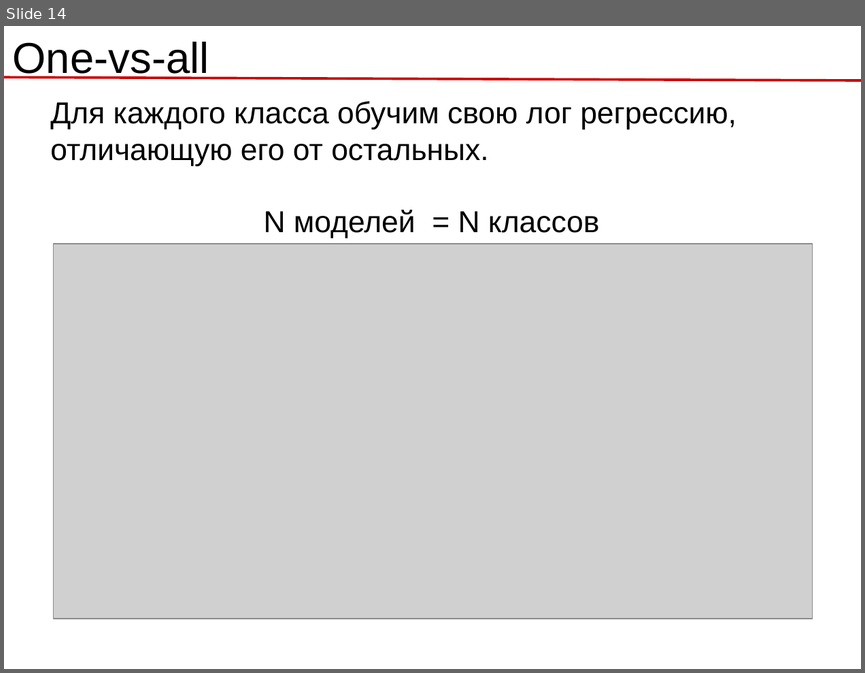
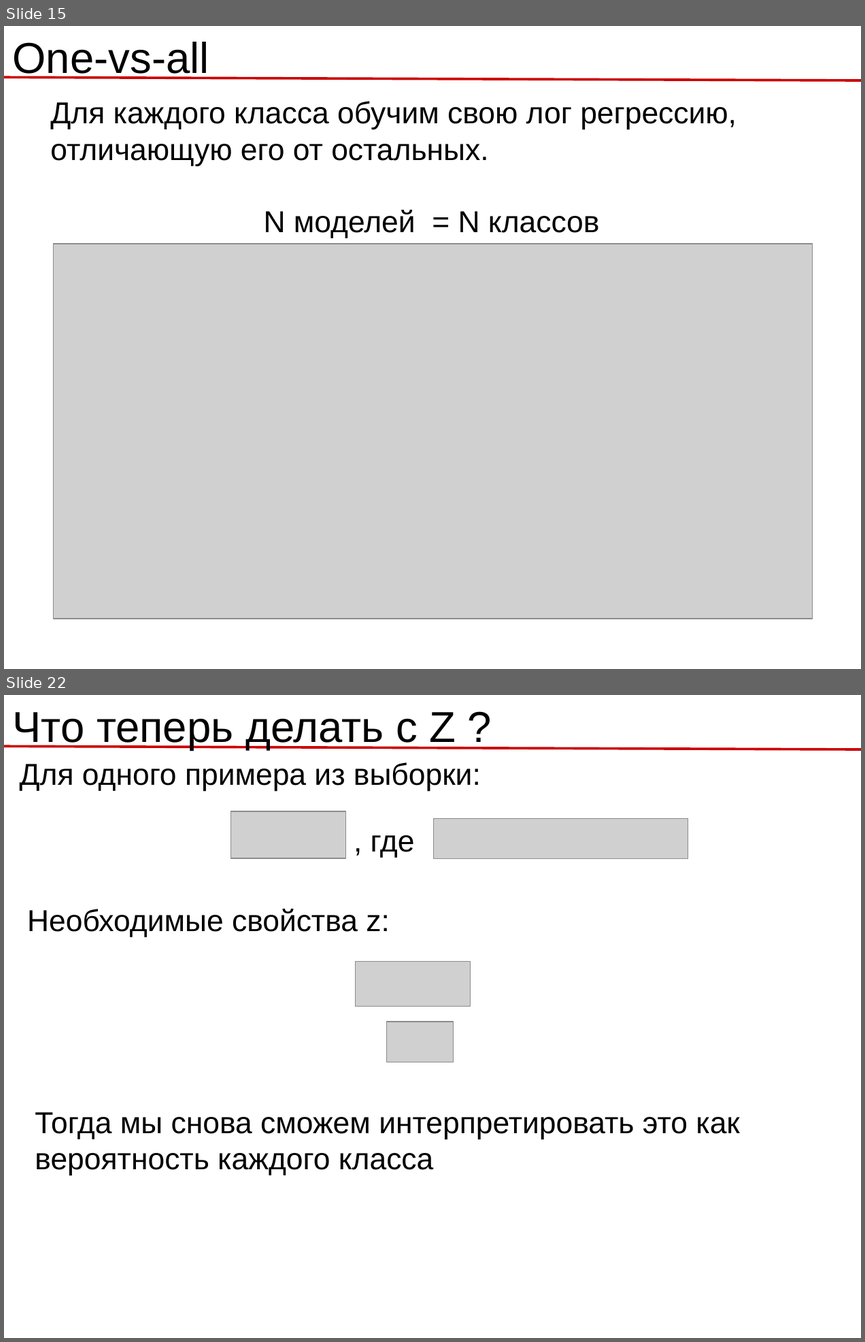
Before and after one commit to rykachevskiy/239, a slide deck: 3.Classification,Logistic_regression/Logistic_regression.odp. Shown one above the other, each under a label of ours: slide 14 before the commit, slides 15 and 22 after it; the slides between them are not shown. The pictures are 865x673 and 865x1342 pixels, drawn with LibreOffice and Linux fonts; fonts in the diff are those of the drawing; grey boxes stand for pictures. Boxes give left, top, right and bottom in pixels: in the first picture for what was removed or moved away, otherwise in the second. Text is boxed around its words. In the diff, an @@ line names an element or a change of style, - is before the commit and + after.

```diff
--- a/3.Classification,Logistic_regression/Logistic_regression.odp
+++ b/3.Classification,Logistic_regression/Logistic_regression.odp
@@ slide 22 added at (x1=4, y1=695, x2=861, y2=1338), background #FFFFFF @@
@@ text added at (x1=13, y1=712, x2=456, y2=750), 40 pt, text #000000 @@
+Что теперь делать с Z ?
@@ line added from (4, 746) to (861, 749), #CC0000 2.3 pt @@
@@ text added at (x1=20, y1=762, x2=481, y2=791), 28 pt, text #000000 @@
+Для одного примера из выборки:
@@ picture added at (x1=231, y1=812, x2=346, y2=858) @@
@@ text added at (x1=371, y1=835, x2=415, y2=858), 28 pt, text #000000 @@
+, где
@@ picture added at (x1=433, y1=819, x2=688, y2=859) @@
@@ text added at (x1=27, y1=909, x2=389, y2=937), 28 pt, text #000000 @@
+Необходимые свойства z:
@@ picture added at (x1=356, y1=961, x2=470, y2=1006) @@
@@ picture added at (x1=387, y1=1021, x2=453, y2=1062) @@
@@ text added at (x1=35, y1=1112, x2=740, y2=1176), 28 pt, text #000000 @@
+Тогда мы снова сможем интерпретировать это как вероятность каждого класса
@@ what was slide 14 is now slide 15 @@
```
Also in this commit, not shown: 3 slides changed, 12 other slides added, 9 slides removed, 9 other files.
